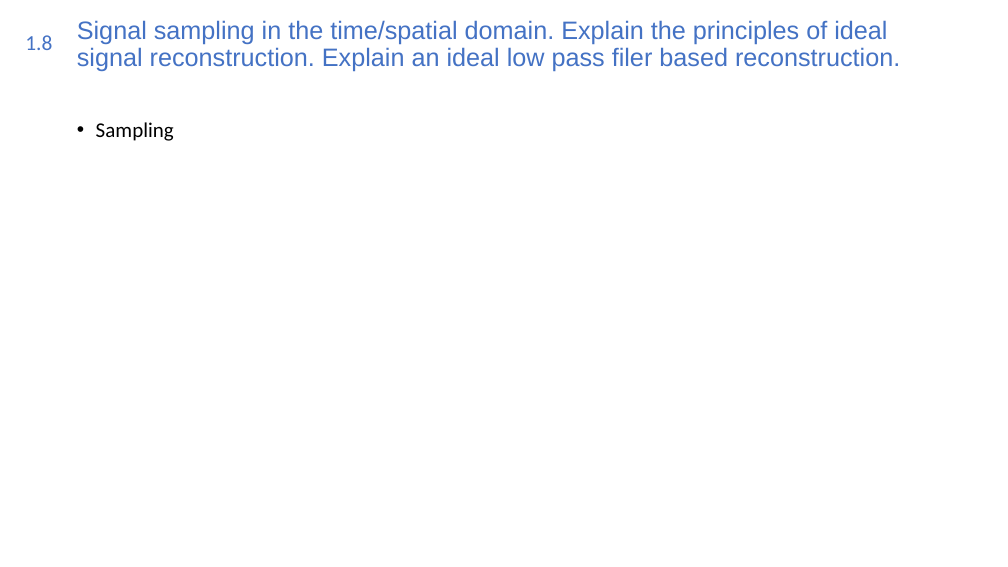
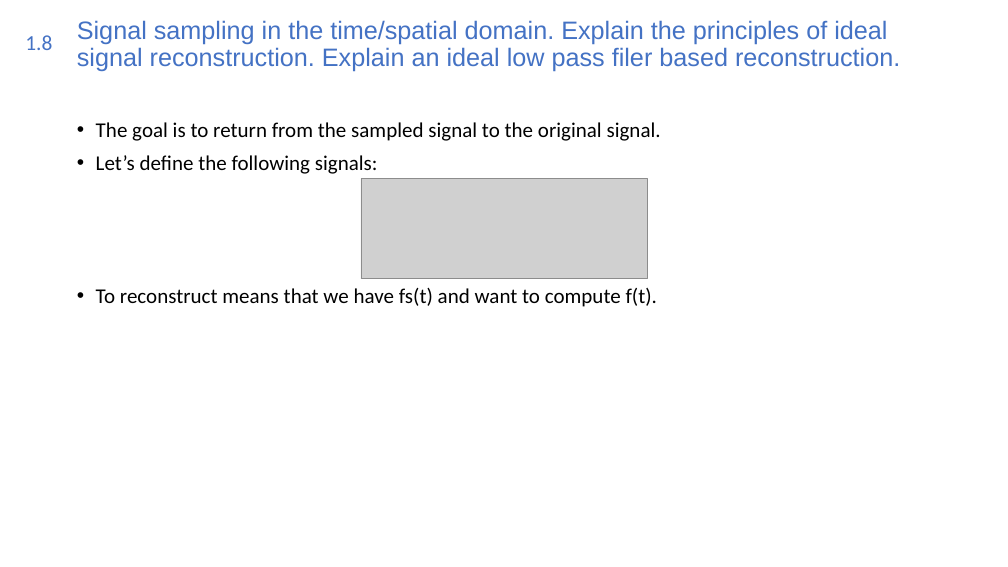
Before and after one commit to Joao-Quinta/Uni3eme_2, a slide deck: slide 24 of imagerieNumerique/Imagerie numérique.odp. Drawn at 1008x567 pixels with LibreOffice and Linux fonts; fonts in the diff are those of the drawing; grey boxes stand for pictures. Boxes give left, top, right and bottom in pixels: in the first picture for what was removed or moved away, otherwise in the second. Text is boxed around its words. In the diff, an @@ line names an element or a change of style, - is before the commit and + after.

```diff
--- a/imagerieNumerique/Imagerie numérique.odp
+++ b/imagerieNumerique/Imagerie numérique.odp
@@ text at [96,122,661,307]: text changed @@
-• Sampling
+• The goal is to return from the sampled signal to the original signal.
+• Let’s define the following signals:
+• To reconstruct means that we have fs(t) and want to compute f(t).
@@ picture added at [361,178,647,279] @@
```
Also in this commit, not shown: 18 other files.
